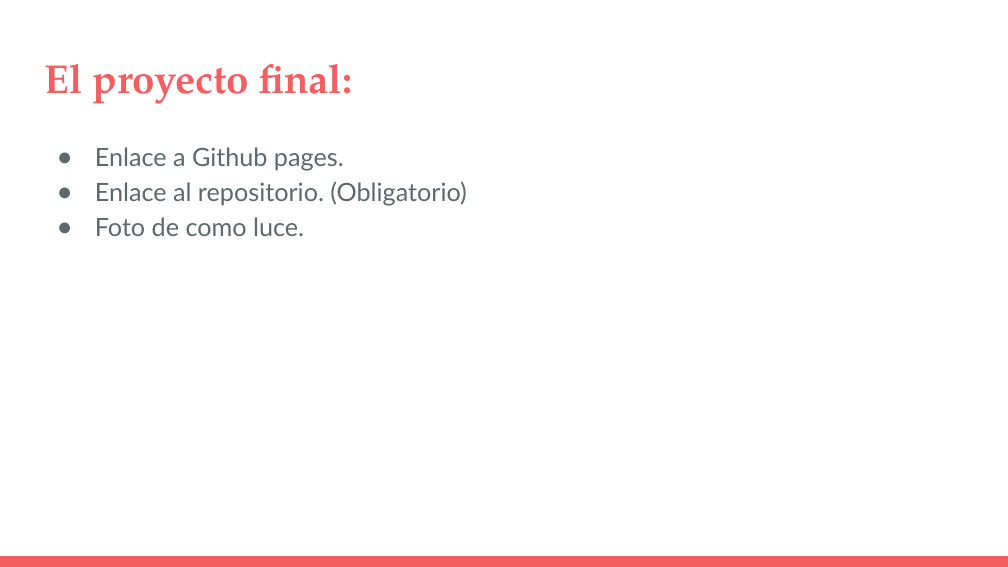
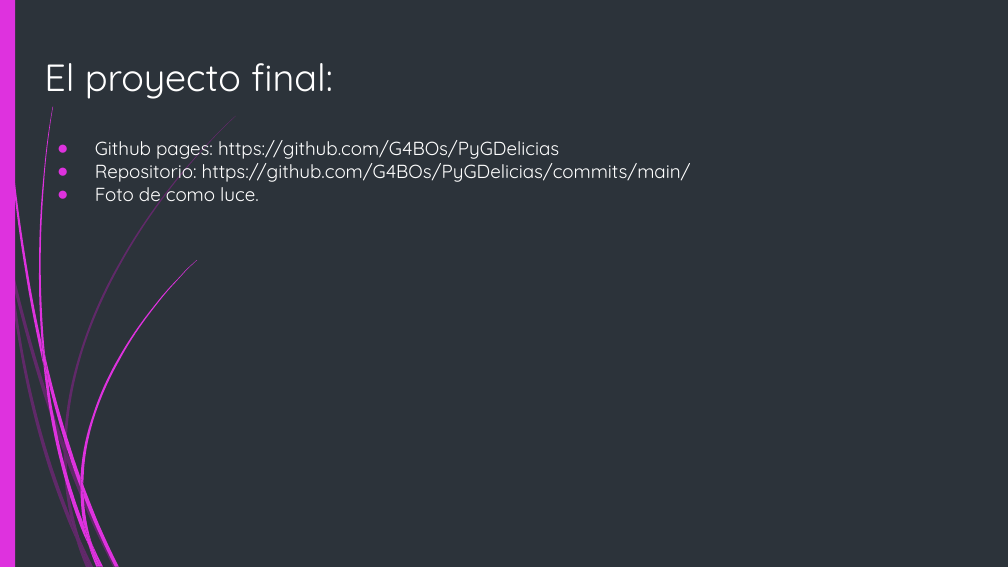
Before and after one commit to G4BOs/PyGDelicias, a slide deck: slide 11 of Presentacion/Presentación - Proyecto Final (1).pptx (slide 9 before the commit). Drawn at 1008x567 pixels with LibreOffice and Linux fonts; fonts in the diff are those of the drawing. Boxes give left, top, right and bottom in pixels: in the first picture for what was removed or moved away, otherwise in the second. Text is boxed around its words. In the diff, an @@ line names an element or a change of style, - is before the commit and + after.

```diff
--- a/Presentacion/Presentación - Proyecto Final (1).pptx
+++ b/Presentacion/Presentación - Proyecto Final (1).pptx
@@ background #FFFFFF to #2C333A @@
@@ rectangle added at (0,0,15,566), fill #DE32DE @@
@@ title "El proyecto final:" at (44,63,333,99): size 28.8 to 27 pt, font TeX Gyre Pagella to Quicksand, text colour #F55E61 to #FFFFFF, bold off @@
@@ text at (95,140,691,184): text changed; size 18 to 13.5 pt; font Lato to Quicksand; text colour #5E696C to #FFFFFF @@
-● Enlace a Github pages.
-● Enlace al repositorio. (Obligatorio)
+● Github pages: https://github.com/G4BOs/PyGDelicias
+● Repositorio: https://github.com/G4BOs/PyGDelicias/commits/main/
@@ text at (95,181,258,207): size 18 to 13.5 pt, font Lato to Quicksand, text colour #5E696C to #FFFFFF in "Foto de como luce."; line spacing 1.15 to 1; bullet colour #5E696C to #DE32DE @@
@@ group added at (0,116,236,567): 10 freeform shapes @@
@@ group added at (2,0,198,567): 12 freeform shapes @@
@@ rectangle removed at (0,556,1008,567) @@
```
Also in this commit, not shown: 7 other slides changed, 3 slides added, 1 slide removed, 2 other files.
